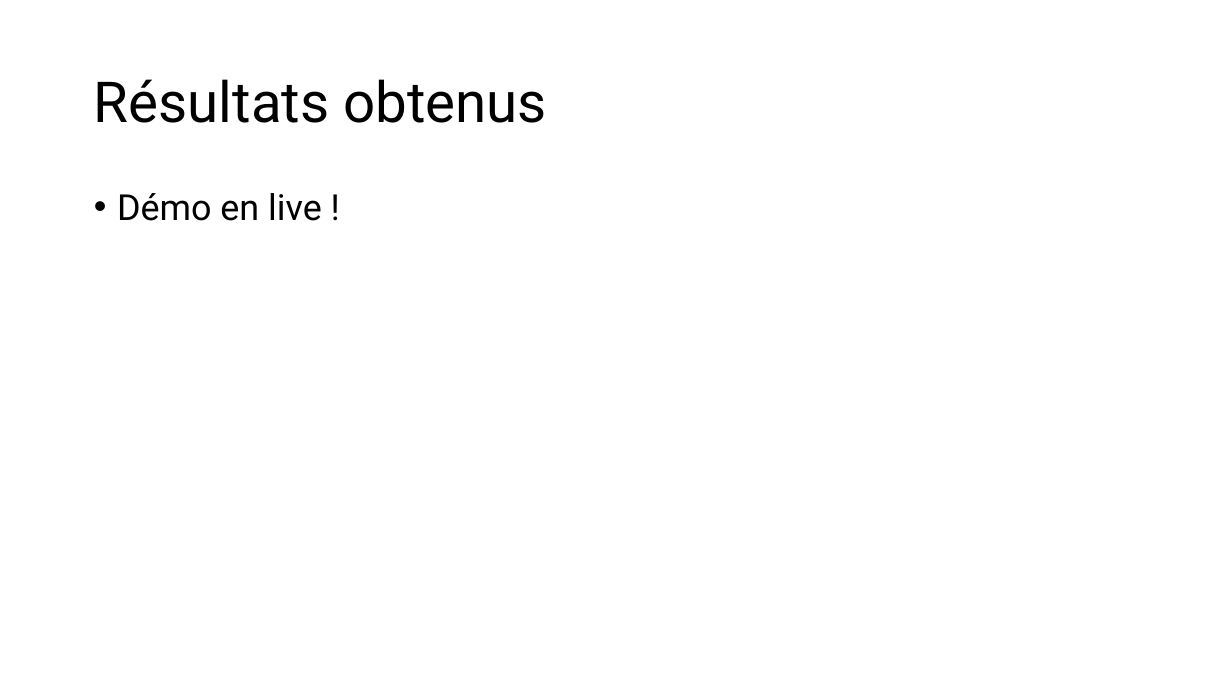
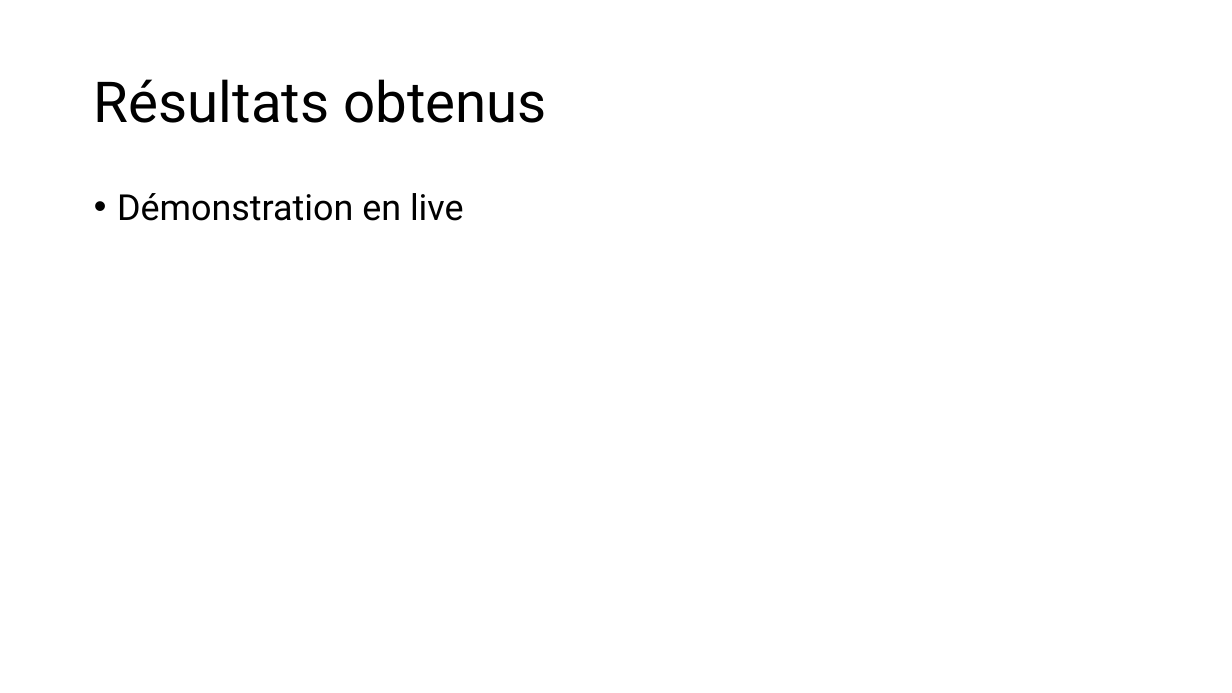
Before and after one commit to Anas-alt-del/Info-Sinistre-Auto, a slide deck: slide 6 of docs/présentation_tp_c56-c57.pptx. Drawn at 1232x693 pixels with LibreOffice and Linux fonts; fonts in the diff are those of the drawing. Boxes give left, top, right and bottom in pixels: in the first picture for what was removed or moved away, otherwise in the second. Text is boxed around its words. In the diff, an @@ line names an element or a change of style, - is before the commit and + after.

```diff
--- a/docs/présentation_tp_c56-c57.pptx
+++ b/docs/présentation_tp_c56-c57.pptx
@@ text at [117,193,464,221]: text changed @@
-• Démo en live !
+• Démonstration en live
```
Also in this commit, not shown: 7 other slides changed, 3 other files.
